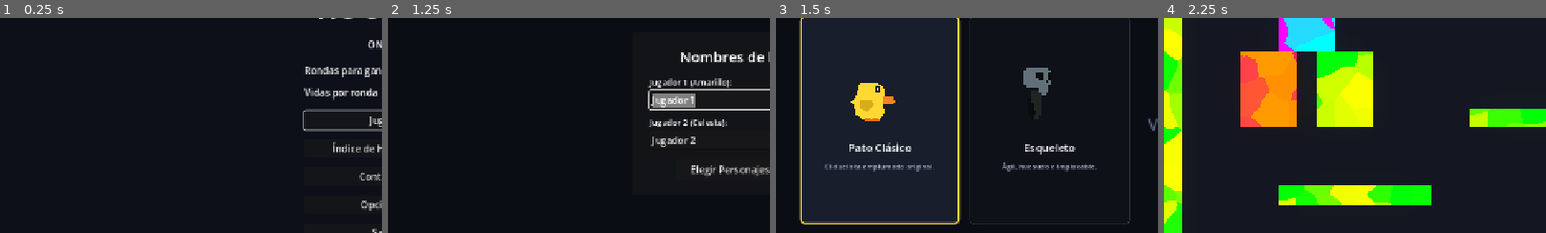
Above: before the commit, frames 1-4 (left to right).
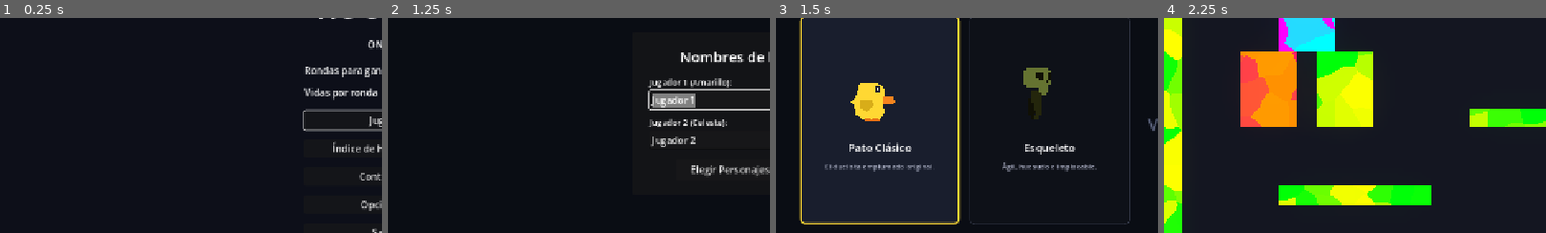
Above: after the commit, the same moments.

Repository: AdriR1ze/ONIET_Rounds
Game: Godot game, scene res://ui/main_menu.tscn
Same seed, same stepped clock (60 frames per second), same inputs: the game is played once before the commit and once after it.
Inputs:
- Up to frame 1 (0.25 s): no input
- Up to frame 2 (1.25 s): click "Jugar" at 0.5 s
- Up to frame 3 (1.5 s): click "Elegir Personajes" at 1.25 s
- Up to frame 4 (2.25 s): click "COMENZAR PARTIDA" at 2 s
The pictures show only the part of the screen within x 0-50%, y 28-78%; the shares and areas given below are measured in that part.

Frames 1-2 are identical in both runs. In frame 3, 0.6% of the frame differs, in the area x 64-72%, y 23-36%; in frame 4, nothing differs.

Commit message:
feat(visual): asignar paleta amarilla clasica vibrante al esqueleto p1 en escenas y codigo

Diff:
--- a/rounds/player/player.gd
+++ b/rounds/player/player.gd
@@ -128,9 +128,9 @@
 			var mat := ShaderMaterial.new()
 			mat.shader = preload("res://player/skeleton_palette.gdshader")
 			if player_number == 1:
-				mat.set_shader_parameter("color_highlight", Color(0.97, 0.93, 0.62, 1.0))
-				mat.set_shader_parameter("color_midtone", Color(0.90, 0.82, 0.42, 1.0))
-				mat.set_shader_parameter("color_shadow", Color(0.40, 0.33, 0.16, 1.0))
+				mat.set_shader_parameter("color_highlight", Color(1.0, 0.95, 0.25, 1.0))
+				mat.set_shader_parameter("color_midtone", Color(1.0, 0.85, 0.15, 1.0))
+				mat.set_shader_parameter("color_shadow", Color(0.65, 0.48, 0.08, 1.0))
 			else:
 				mat.set_shader_parameter("color_highlight", Color(0.80, 0.98, 1.0, 1.0))
 				mat.set_shader_parameter("color_midtone", Color(0.35, 0.78, 1.0, 1.0))
--- a/rounds/player/player.tscn
+++ b/rounds/player/player.tscn
@@ -8,6 +8,14 @@
 [ext_resource type="Script" uid="uid://c5jrbwt17go3d" path="res://player/components/player_input.gd" id="6_input"]
 [ext_resource type="Script" uid="uid://w3hi3xymg7fs" path="res://stats/stat_sheet.gd" id="8_stats"]
 [ext_resource type="SpriteFrames" path="res://player/skeleton_frames.tres" id="9_skel"]
+[ext_resource type="Shader" path="res://player/skeleton_palette.gdshader" id="10_shader"]
+
+[sub_resource type="ShaderMaterial" id="ShaderMaterial_skel"]
+shader = ExtResource("10_shader")
+shader_parameter/enabled = true
+shader_parameter/color_highlight = Color(1, 0.95, 0.25, 1)
+shader_parameter/color_midtone = Color(1, 0.85, 0.15, 1)
+shader_parameter/color_shadow = Color(0.65, 0.48, 0.08, 1)
 
 [sub_resource type="RectangleShape2D" id="RectangleShape2D_stand"]
 size = Vector2(30, 41)
@@ -334,6 +342,7 @@
 polygon = PackedVector2Array(1, 14, 6, 14, 9, 17, 2, 17)
 
 [node name="SkeletonSprite" type="AnimatedSprite2D" parent="Visual" unique_id=1982736451]
+material = SubResource("ShaderMaterial_skel")
 visible = false
 texture_filter = 1
 position = Vector2(0, 5)
--- a/rounds/player/skeleton_palette.gdshader
+++ b/rounds/player/skeleton_palette.gdshader
@@ -1,9 +1,9 @@
 shader_type canvas_item;
 
 uniform bool enabled = true;
-uniform vec4 color_highlight : source_color = vec4(0.97, 0.93, 0.62, 1.0);
-uniform vec4 color_midtone : source_color = vec4(0.90, 0.82, 0.42, 1.0);
-uniform vec4 color_shadow : source_color = vec4(0.40, 0.33, 0.16, 1.0);
+uniform vec4 color_highlight : source_color = vec4(1.0, 0.95, 0.25, 1.0);
+uniform vec4 color_midtone : source_color = vec4(1.0, 0.85, 0.15, 1.0);
+uniform vec4 color_shadow : source_color = vec4(0.65, 0.48, 0.08, 1.0);
 
 void fragment() {
 	vec4 tex = texture(TEXTURE, UV);
--- a/rounds/ui/character_select.gd
+++ b/rounds/ui/character_select.gd
@@ -46,9 +46,9 @@
 		_p1_skel_sprite.modulate = Color.WHITE
 		var mat1 := ShaderMaterial.new()
 		mat1.shader = preload("res://player/skeleton_palette.gdshader")
-		mat1.set_shader_parameter("color_highlight", Color(0.97, 0.93, 0.62, 1.0))
-		mat1.set_shader_parameter("color_midtone", Color(0.90, 0.82, 0.42, 1.0))
-		mat1.set_shader_parameter("color_shadow", Color(0.40, 0.33, 0.16, 1.0))
+		mat1.set_shader_parameter("color_highlight", Color(1.0, 0.95, 0.25, 1.0))
+		mat1.set_shader_parameter("color_midtone", Color(1.0, 0.85, 0.15, 1.0))
+		mat1.set_shader_parameter("color_shadow", Color(0.65, 0.48, 0.08, 1.0))
 		_p1_skel_sprite.material = mat1
 		_p1_skel_sprite.play("walk")
 	if _p2_skel_sprite != null:
--- a/rounds/ui/character_select.tscn
+++ b/rounds/ui/character_select.tscn
@@ -2,6 +2,21 @@
 
 [ext_resource type="Script" path="res://ui/character_select.gd" id="1_select"]
 [ext_resource type="SpriteFrames" path="res://player/skeleton_frames.tres" id="2_skel"]
+[ext_resource type="Shader" path="res://player/skeleton_palette.gdshader" id="3_shader"]
+
+[sub_resource type="ShaderMaterial" id="ShaderMaterial_p1_skel"]
+shader = ExtResource("3_shader")
+shader_parameter/enabled = true
+shader_parameter/color_highlight = Color(1, 0.95, 0.25, 1)
+shader_parameter/color_midtone = Color(1, 0.85, 0.15, 1)
+shader_parameter/color_shadow = Color(0.65, 0.48, 0.08, 1)
+
+[sub_resource type="ShaderMaterial" id="ShaderMaterial_p2_skel"]
+shader = ExtResource("3_shader")
+shader_parameter/enabled = true
+shader_parameter/color_highlight = Color(0.8, 0.98, 1, 1)
+shader_parameter/color_midtone = Color(0.35, 0.78, 1, 1)
+shader_parameter/color_shadow = Color(0.08, 0.2, 0.38, 1)
 
 [sub_resource type="StyleBoxFlat" id="StyleBoxFlat_card_p1"]
 bg_color = Color(0.08, 0.09, 0.14, 0.9)
@@ -185,6 +200,7 @@
 layout_mode = 2
 
 [node name="SkelSpriteP1" type="AnimatedSprite2D" parent="Margin/VBox/PanelJugadores/P1Container/Cards/CardEsqueleto/VBox/PreviewBox"]
+material = SubResource("ShaderMaterial_p1_skel")
 texture_filter = 1
 position = Vector2(115, 58)
 scale = Vector2(4.2, 4.2)
@@ -329,6 +345,7 @@
 layout_mode = 2
 
 [node name="SkelSpriteP2" type="AnimatedSprite2D" parent="Margin/VBox/PanelJugadores/P2Container/Cards/CardEsqueleto/VBox/PreviewBox"]
+material = SubResource("ShaderMaterial_p2_skel")
 texture_filter = 1
 position = Vector2(115, 58)
 scale = Vector2(4.2, 4.2)
